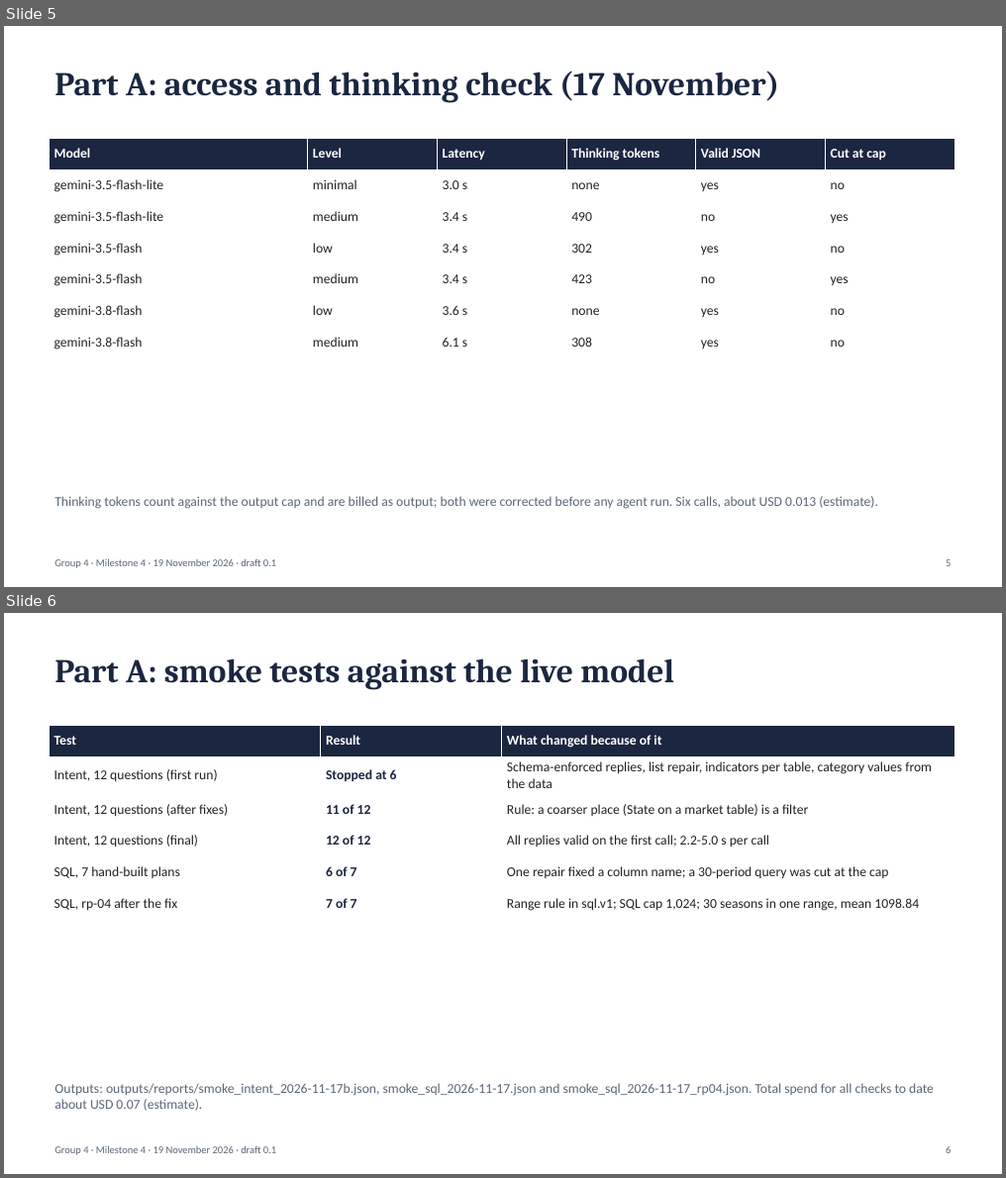
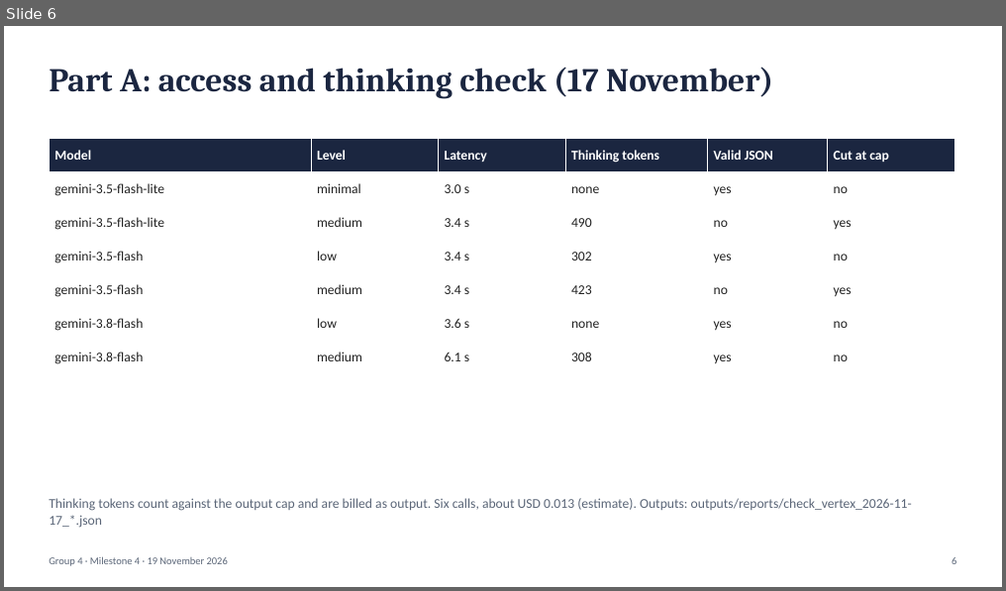
Before and after one commit to sathyaIITM/Group-4-DS-and-AI-Lab-Project, a slide deck: docs/milestones/Milestone4_TA_Presentation.pptx. Shown one above the other, each under a label of ours: slides 5 and 6 before the commit, slide 6 after it. The pictures are 1006x1178 and 1006x591 pixels, drawn with LibreOffice and Linux fonts; fonts in the diff are those of the drawing. Boxes give left, top, right and bottom in pixels: in the first picture for what was removed or moved away, otherwise in the second. Text is boxed around its words. In the diff, an @@ line names an element or a change of style, - is before the commit and + after.

Commit message:
DOC: Milestone 4 slides (18, both parts, version glosses); report: E2 closed, Laya plan, calibration wording corrected

```diff
--- a/docs/milestones/Milestone4_TA_Presentation.pptx
+++ b/docs/milestones/Milestone4_TA_Presentation.pptx
@@ slide 6 removed at bbox=[4, 613, 1002, 1174], background #FFFFFF @@
@@ text removed at bbox=[54, 659, 674, 690] @@
-Part A: smoke tests against the live model
@@ table removed at bbox=[49, 725, 954, 915], 6 rows, 3 columns @@
-Test | Result | What changed because of it
-Intent, 12 questions (first run) | Stopped at 6 | Schema-enforced replies, list repair, indicators per table, category values from the data
-Intent, 12 questions (after fixes) | 11 of 12 | Rule: a coarser place (State on a market table) is a filter
-Intent, 12 questions (final) | 12 of 12 | All replies valid on the first call; 2.2-5.0 s per call
-SQL, 7 hand-built plans | 6 of 7 | One repair fixed a column name; a 30-period query was cut at the cap
-SQL, rp-04 after the fix | 7 of 7 | Range rule in sql.v1; SQL cap 1,024; 30 seasons in one range, mean 1098.84
@@ text removed at bbox=[54, 1083, 934, 1111] @@
-Outputs: outputs/reports/smoke_intent_2026-11-17b.json, smoke_sql_2026-11-17.json and smoke_sql_2026-11-17_rp04.json. Total spend for all checks to date about USD 0.07 (estimate).
@@ text removed at bbox=[54, 1146, 276, 1156] @@
-Group 4 · Milestone 4 · 19 November 2026 · draft 0.1
@@ text removed at bbox=[945, 1147, 950, 1154] @@
-6
@@ what was slide 5 is now slide 6 @@
@@ slide 6 changed as well @@
@@ text "Part A: access and thinking ..." at bbox=[49, 67, 773, 99]: more space between paragraphs @@
@@ table: place and size @@
-table at bbox=[49, 138, 955, 359]
+table at bbox=[49, 138, 954, 374]
@@ text at bbox=[49, 498, 912, 528]: text changed @@
-Thinking tokens count against the output cap and are billed as output; both were corrected before any agent run. Six calls, about USD 0.013 (estimate).
+Thinking tokens count against the output cap and are billed as output. Six calls, about USD 0.013 (estimate). Outputs: outputs/reports/check_vertex_2026-11-17_*.json
@@ text at bbox=[49, 557, 228, 567]: text changed @@
-Group 4 · Milestone 4 · 19 November 2026 · draft 0.1
+Group 4 · Milestone 4 · 19 November 2026
@@ text at bbox=[951, 558, 956, 565]: text changed @@
-5
+6
```
Also in this commit, not shown: 4 other slides changed, 13 slides added, 7 other slides removed, 1 other file.
